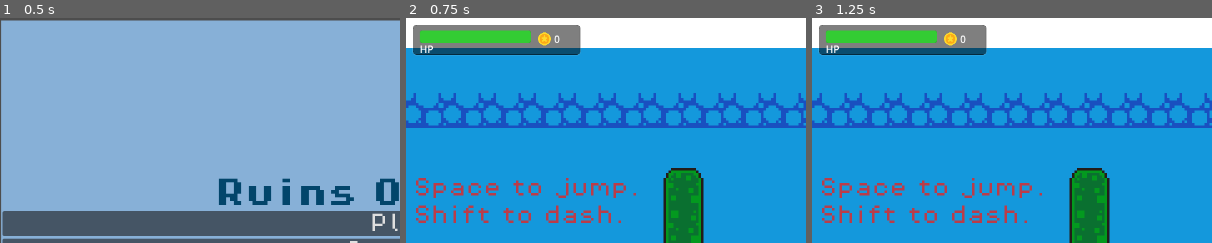
Above: before the commit, frames 1-3 (left to right).
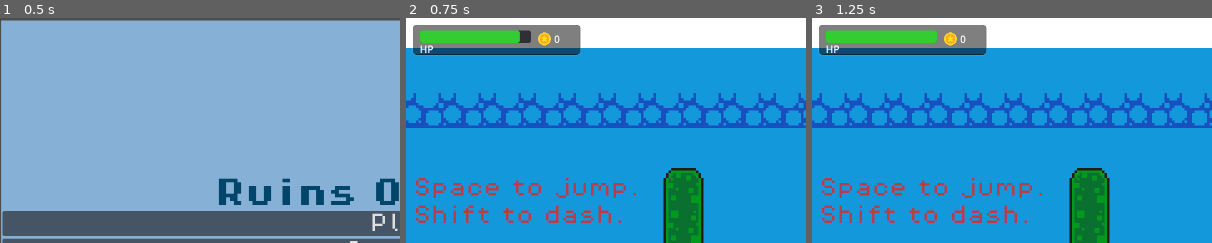
Above: after the commit, the same moments.

Repository: Kacprr/ThesisGameProject
Game: Godot game, scene res://Scenes/main_menu.tscn
Same seed, same stepped clock (60 frames per second), same inputs: the game is played once before the commit and once after it.
Inputs:
- Up to frame 1 (0.5 s): no input
- Up to frame 2 (0.75 s): click "Play" at 0.5 s
- Up to frame 3 (1.25 s): no input
The pictures show only the part of the screen within x 0-50%, y 0-50%; the shares and areas given below are measured in that part.

Frame 1 is identical in both runs. In frame 2, 0.2% of the frame differs, in the area x 28-32%, y 5-12%; in frame 3, nothing differs.

Commit message:
Dash problem fix, sfx added, debug_enemy deleted.
The dash animation not being occuring and the bug that dashing speed going up to infinite has been fixed.

The bug that dash animation merges with jump has been fixed (total reorganize for animation handling block).

The sfx of ; jump,dash,hurt has been added.

Debug_enemy has been removed since its no important anymore.

Diff:
--- a/ruinsofnorth/Scenes/player.tscn
+++ b/ruinsofnorth/Scenes/player.tscn
@@ -1,7 +1,10 @@
-[gd_scene load_steps=35 format=3 uid="uid://cqeg14x8abmtp"]
+[gd_scene load_steps=38 format=3 uid="uid://cqeg14x8abmtp"]
 
 [ext_resource type="Script" uid="uid://bqtam2anigymj" path="res://Scripts/player.gd" id="1_cvnsp"]
 [ext_resource type="Texture2D" uid="uid://dxq3j2e2w0rg7" path="res://Assets/sprites/knight.png" id="1_v0iea"]
+[ext_resource type="AudioStream" uid="uid://d04ddm0ldtl5g" path="res://Assets/sounds/jump.wav" id="3_vgqql"]
+[ext_resource type="AudioStream" uid="uid://cmuqm8uvmaucq" path="res://Assets/sounds/hurt.wav" id="4_fkybt"]
+[ext_resource type="AudioStream" uid="uid://dsya4gx0j53sl" path="res://Assets/sounds/simple-whoosh.wav" id="4_x3wgy"]
 
 [sub_resource type="AtlasTexture" id="AtlasTexture_xuaoq"]
 atlas = ExtResource("1_v0iea")
@@ -265,5 +268,14 @@
 wait_time = 1.5
 one_shot = true
 
+[node name="JumpSound" type="AudioStreamPlayer2D" parent="."]
+stream = ExtResource("3_vgqql")
+
+[node name="DashSound" type="AudioStreamPlayer2D" parent="."]
+stream = ExtResource("4_x3wgy")
+
+[node name="HurtSound" type="AudioStreamPlayer2D" parent="."]
+stream = ExtResource("4_fkybt")
+
 [connection signal="timeout" from="DashTimer" to="." method="_on_dash_timer_timeout"]
 [connection signal="timeout" from="InvulnTimer" to="." method="_on_invuln_timer_timeout"]
--- a/ruinsofnorth/Scripts/debug_enemy.gd
+++ /dev/null
@@ -1,43 +0,0 @@
-extends CharacterBody2D
-
-# State enumeration
-enum State {
-	IDLE,
-	ATTACKING
-}
-
-var state = State.IDLE
-var attack_cooldown = 1.0 # seconds
-var can_attack = true
-
-@onready var animated_sprite: AnimatedSprite2D = $AnimatedSprite2D
-@onready var damage_area: Area2D = $DamageArea
-@onready var attack_timer: Timer = Timer.new()
-
-func _ready():
-	add_to_group("enemies")
-	damage_area.connect("body_entered", Callable(self, "_on_damage_area_body_entered"))
-	add_child(attack_timer)
-	attack_timer.wait_time = attack_cooldown
-	attack_timer.one_shot = true
-	attack_timer.connect("timeout", Callable(self, "_on_attack_timer_timeout"))
-
-func _physics_process(delta):
-	if state == State.IDLE:
-		# Add movement logic here if desired
-		animated_sprite.play("idle")
-	elif state == State.ATTACKING:
-		animated_sprite.play("attack")
-		# Optionally, stop movement while attacking
-
-func _on_damage_area_body_entered(body):
-	if body.name == "Player" and can_attack:
-		if body.has_method("take_damage"):
-			state = State.ATTACKING
-			can_attack = false
-			body.take_damage(1)
-			attack_timer.start()
-
-func _on_attack_timer_timeout():
-	state = State.IDLE
-	can_attack = true
--- a/ruinsofnorth/Scripts/player.gd
+++ b/ruinsofnorth/Scripts/player.gd
@@ -2,11 +2,10 @@
 
 var SPEED = 130.0
 const JUMP_VELOCITY = -300.0
-var health = 5
+var health = 10
 var is_invulnerable = false
 var jumps_left: int = 1 # Start with 1 extra jump (for a total of 2)
 
-#enumeration used to track the current state, makes it easier to play animations
 enum PlayerState {
 	IDLE,
 	JUMP,
@@ -22,21 +21,27 @@
 @onready var animated_sprite: AnimatedSprite2D = $AnimatedSprite2D
 @onready var attack_scene = preload("res://scenes/Attack.tscn")
 
+@onready var jump_sound: AudioStreamPlayer2D = $JumpSound
+@onready var dash_sound: AudioStreamPlayer2D = $DashSound
+@onready var hurt_sound: AudioStreamPlayer2D = $HurtSound
+
 
 func _ready():
 	add_to_group("Player")
 
 
 func _physics_process(_delta: float) -> void:
+	const DASH_SPEED = 200.0
 	# Add the gravity.
 	if !is_on_floor():
-		current_State = PlayerState.JUMP
-		SPEED = 130
+		if current_State != PlayerState.DASH:
+			current_State = PlayerState.JUMP
 		velocity.y += gravity * _delta
 	# --- JUMP/DOUBLE JUMP LOGIC ---
 	if is_on_floor():
 		jumps_left = 1
-		current_State = PlayerState.IDLE #Resets state when landing.
+		if current_State != PlayerState.DASH:
+			current_State = PlayerState.IDLE #Resets state when landing.
 
 
 	# Get the input direction: -1, 0 ,1
@@ -46,12 +51,14 @@
 	if Input.is_action_just_pressed("jump") and is_on_floor():
 		current_State = PlayerState.JUMP
 		velocity.y = JUMP_VELOCITY
+		jump_sound.play()
 
 	# Handle double-jump
 	elif Input.is_action_just_pressed("jump") and jumps_left > 0:
 		current_State = PlayerState.JUMP
 		velocity.y = JUMP_VELOCITY
-		jumps_left -= 1 #Decrement the counter!
+		jumps_left -= 1  #Decrement the counter!
+		jump_sound.play()
 
 
 	#Handle dash
@@ -60,17 +67,17 @@
 		var active_direction = direction
 		$DashTimer.start()
 		direction = active_direction
-		SPEED *= 1.5
-		velocity.x = direction * SPEED
+		velocity.x = direction * DASH_SPEED
+		dash_sound.play()
 
+	if current_State != PlayerState.DASH:
 		# Flip the Sprite
-	if direction > 0:
-		animated_sprite.flip_h = false
-	elif direction < 0:
-		animated_sprite.flip_h = true
+		if direction > 0:
+			animated_sprite.flip_h = false
+		elif direction < 0:
+			animated_sprite.flip_h = true
 
 		# Apply Movement
-	if current_State != PlayerState.DASH:
 		if direction:
 			if is_on_floor():
 				current_State = PlayerState.RUN
@@ -83,16 +90,15 @@
 
 
 	# Play Animations based on the current_state
-	if is_on_floor():
+	if current_State == PlayerState.DASH:
+		animated_sprite.play("dash")
+	elif !is_on_floor():
+		animated_sprite.play("jump")
+	elif is_on_floor():
 		if current_State == PlayerState.IDLE:
 			animated_sprite.play("idle")
-		elif current_State == PlayerState.DASH:
-			animated_sprite.play("dash")
 		elif current_State == PlayerState.RUN:
 			animated_sprite.play("run")
-	elif current_State == PlayerState.JUMP:
-		animated_sprite.play("jump")
-
 
 func _unhandled_input(event):
 	if event.is_action_pressed("attack"):
@@ -113,7 +119,6 @@
 #After dash is complete reseting speed back to base speed and ending dash
 func _on_dash_timer_timeout() -> void:
 	current_State = PlayerState.IDLE
-	SPEED = 130.0
 
 func die():
 	print("You died!")
@@ -127,6 +132,8 @@
 	health -= amount
 	emit_signal("health_changed", health)
 	print("Player took damage. Health: ", health)
+
+	hurt_sound.play()
 
 	is_invulnerable = true
 	modulate = Color(1, 0.5, 0.5) # Red tint
Not shown, added: ruinsofnorth/Assets/sounds/simple-whoosh.wav.import
Not shown, removed: ruinsofnorth/Scripts/debug_enemy.gd.uid
Not shown, added: ruinsofnorth/Assets/sounds/simple-whoosh.wav
